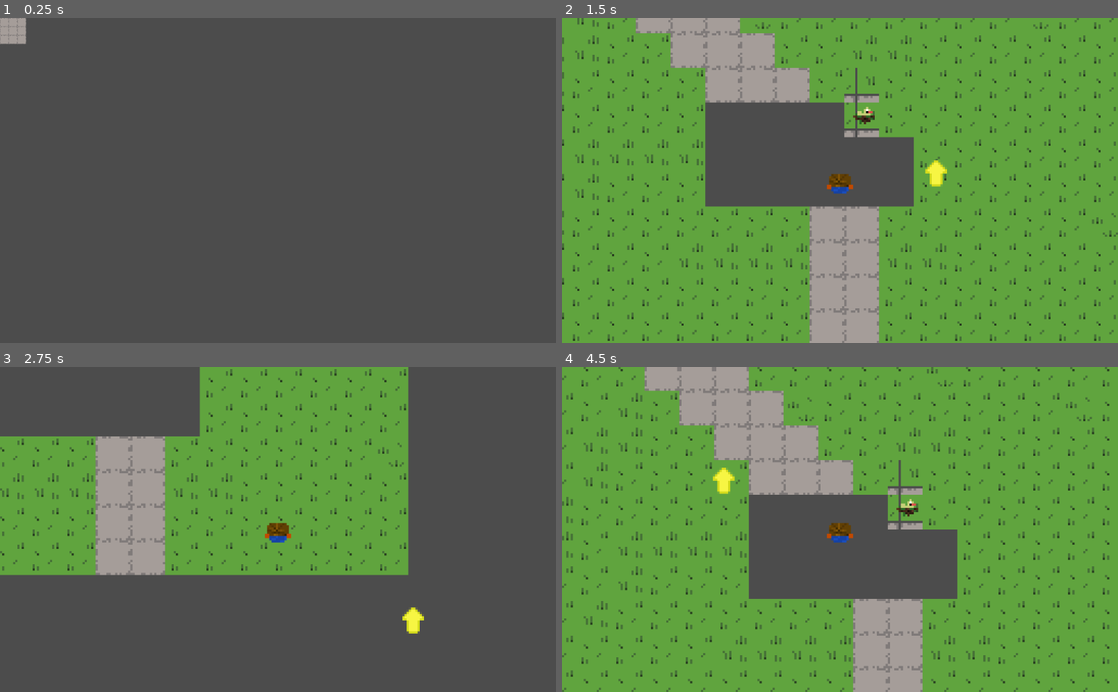
Above: before the commit, frames 1-4 (two rows, left to right).
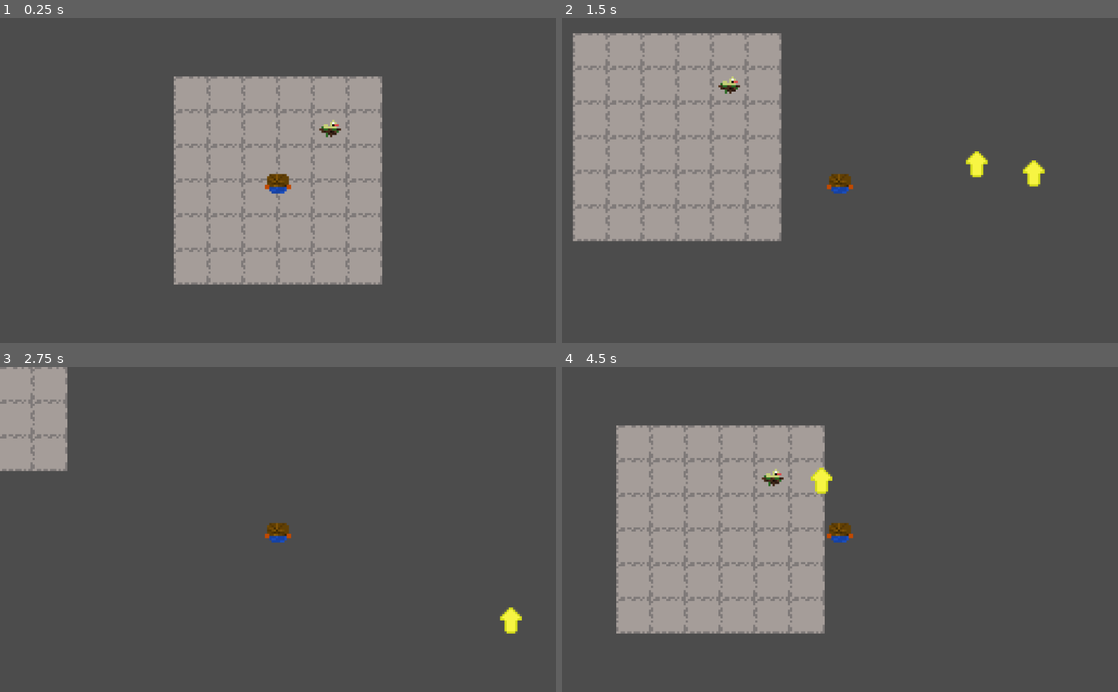
Above: after the commit, the same moments.

Repository: GenElectrovise/HillsSim22_Godot
Game: Godot game, scene res://levels/inside/inside_scene.tscn
Same seed, same stepped clock (60 frames per second), same inputs: the game is played once before the commit and once after it. This scene is started directly instead of the project's main scene.
Inputs (mouse positions are in pixels of both pictures, inside the frame that each line leads up to):
- Up to frame 1 (0.25 s): no input
- Up to frame 2 (1.5 s): tap Enter at 0.5 s; move the mouse to (962, 164) at 0.52 s; hold D (player_east) 0.53-1.28 s; tap E (player_interact) at 0.6, 1.35 s; click (962, 164) at 0.67 s; move the mouse to (873, 157) at 1.27 s; hold S (player_south) from 1.28 s (still down); click (873, 157) at 1.42 s
- Up to frame 3 (2.75 s): move the mouse to (333, 458) at 2.02 s; release S (player_south) at 2.03 s; hold D (player_east) from 2.03 s (still down); tap E (player_interact) at 2.1 s; click (333, 458) at 2.17 s
- Up to frame 4 (4.5 s): move the mouse to (812, 594) at 2.77 s; release D (player_east) at 2.78 s; hold W (player_north) 2.78-3.53 s; tap E (player_interact) at 2.85, 3.6, 4.35 s; click (812, 594) at 2.92 s; move the mouse to (1006, 578) at 3.52 s; hold A (player_west) from 3.53 s (still down); click (1006, 578) at 3.67 s; move the mouse to (673, 480) at 4.27 s; click (673, 480) at 4.42 s

The runs differ from the first frame. In frame 1, 24% of the frame differs, in the area x 0-69%, y 0-83%; in frame 2, 91%; in frame 3, 42%; in frame 4, 91%, in the area x 0-100%, y 0-100%.

Commit message:
Now can teleport to different scenes and positions. Teleporters are individually customisable

Diff:
--- a/entities/teleporter/teleporter.gd
+++ b/entities/teleporter/teleporter.gd
@@ -10,8 +10,9 @@
 const LIGHT = Color(1, 1, 1)
 const Levels = preload("res://levels/levels.gd")
 
-export(String) var destination_level
-export(Vector2) var destination_position
+# Implementers should also export
+export(String) var destination_level = ""
+export(Vector2) var destination_position = Vector2.ZERO
 
 var font
 var entering_entity
@@ -59,6 +60,7 @@
 		var lvl = Levels.lookup(destination_level)
 		print("(Destination level, '", destination_level, "' is '", lvl, "')")
 		Global.switch_scene(lvl)
+		entity.position = destination_position
 		PlayerData.stash(entity as Player)
 		cooldown = 2
 
--- a/levels/inside/inside_scene.gd
+++ b/levels/inside/inside_scene.gd
@@ -4,22 +4,3 @@
 # Declare member variables here. Examples:
 # var a = 2
 # var b = "text"
-
-
-# Called when the node enters the scene tree for the first time.
-func _ready():
-	call_deferred("wait_and_return")
-
-
-func wait_and_return():
-	print("Waiting...")
-	var t = Timer.new()
-	t.set_wait_time(1)
-	t.set_one_shot(true)
-	self.add_child(t)
-	t.start()
-	print("Waiting for timeout")
-	yield(t, "timeout")
-	print("Let's go!")
-	t.queue_free()
-	Global.switch_scene(Levels.lookup("outside"))
--- a/levels/inside/inside_scene.tscn
+++ b/levels/inside/inside_scene.tscn
@@ -1,7 +1,10 @@
-[gd_scene load_steps=4 format=2]
+[gd_scene load_steps=7 format=2]
 
 [ext_resource path="res://levels/outside/outside_tiles.png" type="Texture" id=1]
 [ext_resource path="res://levels/inside/inside_scene.gd" type="Script" id=2]
+[ext_resource path="res://entities/player/player.tscn" type="PackedScene" id=3]
+[ext_resource path="res://quests/watch_birds/watch_birds.tscn" type="PackedScene" id=4]
+[ext_resource path="res://entities/teleporter/teleporter.tscn" type="PackedScene" id=5]
 
 [sub_resource type="TileSet" id=1]
 0/name = "outside_tiles.png 0"
@@ -97,3 +100,16 @@
 cell_size = Vector2( 16, 16 )
 format = 1
 tile_data = PoolIntArray( -131075, 1, 0, -131074, 1, 0, -131073, 1, 0, -196608, 1, 0, -196607, 1, 0, -196606, 1, 0, -65 …(387 unchanged characters)…
+
+[node name="Player" parent="." instance=ExtResource( 3 )]
+
+[node name="Camera2D" type="Camera2D" parent="Player"]
+current = true
+zoom = Vector2( 0.25, 0.25 )
+
+[node name="Birds" parent="." instance=ExtResource( 4 )]
+position = Vector2( 24, -24 )
+
+[node name="Teleporter2" parent="Birds" instance=ExtResource( 5 )]
+destination_level = "outside"
+destination_position = Vector2( -10, 30 )
--- a/levels/outside/outside_scene.tscn
+++ b/levels/outside/outside_scene.tscn
@@ -1,9 +1,10 @@
-[gd_scene load_steps=6 format=2]
+[gd_scene load_steps=7 format=2]
 
 [ext_resource path="res://levels/outside/outside_tiles.png" type="Texture" id=1]
 [ext_resource path="res://entities/player/player.tscn" type="PackedScene" id=2]
 [ext_resource path="res://quests/watch_birds/watch_birds.tscn" type="PackedScene" id=3]
 [ext_resource path="res://levels/outside/outside_scene.gd" type="Script" id=4]
+[ext_resource path="res://entities/teleporter/teleporter.tscn" type="PackedScene" id=5]
 
 [sub_resource type="TileSet" id=1]
 0/name = "outside_tiles.png 0"
@@ -439,6 +440,10 @@
 [node name="Watch_Birds" parent="TileMap" instance=ExtResource( 3 )]
 position = Vector2( 41, -10 )
 
+[node name="Teleporter2" parent="TileMap/Watch_Birds" instance=ExtResource( 5 )]
+destination_level = "inside"
+destination_position = Vector2( 25, 25 )
+
 [node name="Player" parent="." instance=ExtResource( 2 )]
 
 [node name="Camera2D" type="Camera2D" parent="Player"]
--- a/quests/watch_birds/watch_birds.gd
+++ b/quests/watch_birds/watch_birds.gd
@@ -1,4 +1,7 @@
 extends Node2D
+
+#export(String) var tp_destination_level = $Teleporter.destination_level
+#export(Vector2) var tp_destination_position = $Teleporter.destination_position
 
 func _on_Area2D_area_entered(area):
 	print("Area entered")
--- a/quests/watch_birds/watch_birds.tscn
+++ b/quests/watch_birds/watch_birds.tscn
@@ -1,8 +1,7 @@
-[gd_scene load_steps=5 format=2]
+[gd_scene load_steps=4 format=2]
 
 [ext_resource path="res://quests/watch_birds/bird_nest.png" type="Texture" id=1]
 [ext_resource path="res://quests/watch_birds/watch_birds.gd" type="Script" id=2]
-[ext_resource path="res://entities/teleporter/teleporter.tscn" type="PackedScene" id=3]
 
 [sub_resource type="RectangleShape2D" id=1]
 
@@ -17,8 +16,4 @@
 [node name="CollisionShape2D" type="CollisionShape2D" parent="Area2D"]
 shape = SubResource( 1 )
 
-[node name="Teleporter" parent="." instance=ExtResource( 3 )]
-destination_level = "inside"
-destination_position = Vector2( 25, 25 )
-
 [connection signal="area_entered" from="Area2D" to="." method="_on_Area2D_area_entered"]
